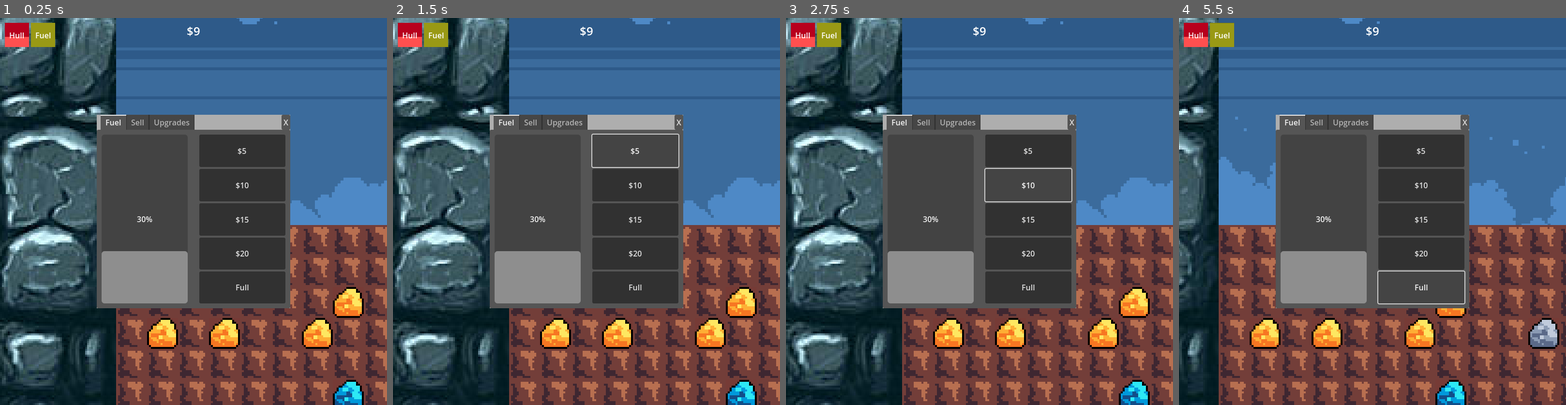
Above: before the commit, frames 1-4 (left to right).
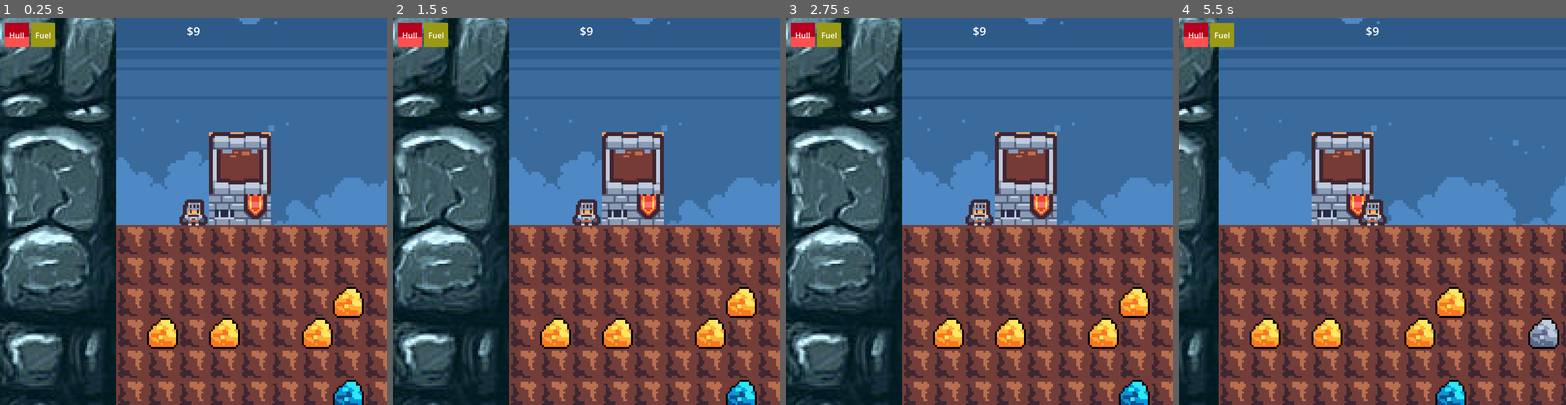
Above: after the commit, the same moments.

Repository: bug-assassin/Motherload_v2
Game: Godot game, scene res://main.tscn
Two runs of this game, one before a commit and one after it. Both use one fixed random seed, a clock stepped at 60 frames per second and the inputs below.
Inputs (mouse positions are in pixels of both pictures, inside the frame that each line leads up to):
- Up to frame 1 (0.25 s): no input
- Up to frame 2 (1.5 s): click (679, 122) at 0.5 s, where only the run before the commit has a clickable "X"; click (636, 149) at 1.25 s, where only the run before the commit has a clickable "$5"
- Up to frame 3 (2.75 s): click (1029, 184) at 2 s, where only the run before the commit has a clickable "$10"
- Up to frame 4 (5.5 s): click (1422, 219) at 2.75 s, where only the run before the commit has a clickable "$15"; click (1422, 254) at 3.5 s, where only the run before the commit has a clickable "$20"; click (1422, 288) at 4.25 s, where only the run before the commit has a clickable "Full"; tap Enter at 5 s; hold D (right) from 5.03 s (still down)

The runs differ from the first frame. In frame 1, 23% of the frame differs, in the area x 25-75%, y 25-75%; in frame 2, 24%; in frame 3, 24%; in frame 4, 25%.

Commit message:
Finished rough Fuel/Sell Ores/Upgrades layouts

Diff:
--- a/UI/UI.gd
+++ b/UI/UI.gd
@@ -4,22 +4,28 @@
 @onready var money_lbl = %Money
 @onready var hull_progress = %Hull
 @onready var fuel_progress = %Fuel
-@onready var ore_notification_label = get_node("Control/OreNotificationLabel")
-@onready var ore_notification_anim = get_node("Control/OreNotificationLabel/AnimationPlayer")
-# Called when the node enters the scene tree for the first time.
+@onready var inventory_fuel = %FuelInventory
+@onready var ore_notification_label = %OreNotificationLabel
+@onready var ore_notification_anim = ore_notification_label.get_node("AnimationPlayer")
+@onready var inventory = get_node("Inventory")
+
 func _ready():
-	pass # Replace with function body.
+	call_deferred("_setup")
 
+func _setup():
+	inventory.visible = false
 
-# Called every frame. 'delta' is the elapsed time since the previous frame.
-func _process(delta):
-	pass
+func _input(event):
+	if event.is_action_pressed("inventory"):
+		inventory.visible = !inventory.visible
 
 func update_money(value):
 	money_lbl.text = "$" + str(value)
 
 func update_fuel(percentage):
 	fuel_progress.value = int(percentage)
+	inventory_fuel.value = int(percentage)
+
 func update_hull(percentage):
 	hull_progress.value = int(percentage)
 
--- a/UI/ui.tscn
+++ b/UI/ui.tscn
@@ -1,8 +1,9 @@
-[gd_scene load_steps=12 format=3 uid="uid://b10y47qysgfla"]
+[gd_scene load_steps=14 format=3 uid="uid://b10y47qysgfla"]
 
 [ext_resource type="Script" path="res://UI/UI.gd" id="1_smrgu"]
 [ext_resource type="Animation" uid="uid://c0rs71y1ff0j" path="res://ore_pickup_anim.res" id="2_4crlg"]
 [ext_resource type="AudioStream" uid="uid://bl237ppgrf7l8" path="res://Sounds/cha-ching.wav" id="2_cqorl"]
+[ext_resource type="Texture2D" uid="uid://c6wjjrrgk3a6c" path="res://UI/Icons/GenericIcons.png" id="4_udp6l"]
 
 [sub_resource type="LabelSettings" id="LabelSettings_i0p8b"]
 font_size = 24
@@ -65,7 +66,11 @@
 }
 
 [sub_resource type="StyleBoxFlat" id="StyleBoxFlat_7ke7l"]
-bg_color = Color(0.682353, 0.682353, 0.682353, 1)
+bg_color = Color(0.388235, 0.388235, 0.388235, 1)
+
+[sub_resource type="AtlasTexture" id="AtlasTexture_rgvyv"]
+atlas = ExtResource("4_udp6l")
+region = Rect2(64, 320, 32, 32)
 
 [node name="UI" type="CanvasLayer"]
 script = ExtResource("1_smrgu")
@@ -158,6 +163,7 @@
 text = "Fuel"
 
 [node name="OreNotificationLabel" type="Label" parent="Main"]
+unique_name_in_owner = true
 self_modulate = Color(0.85098, 0.847059, 0, 0)
 layout_mode = 1
 anchors_preset = 8
@@ -165,10 +171,10 @@
 anchor_top = 0.5
 anchor_right = 0.5
 anchor_bottom = 0.5
-offset_left = -146.0
-offset_top = -70.0
-offset_right = -20.0
-offset_bottom = -28.0
+offset_left = 254.0
+offset_top = 330.0
+offset_right = 380.0
+offset_bottom = 372.0
 grow_horizontal = 2
 grow_vertical = 2
 size_flags_horizontal = 4
@@ -212,17 +218,13 @@
 
 [node name="TabContainer" type="TabContainer" parent="Inventory/MarginContainer"]
 layout_mode = 2
-
-[node name="Fuel" type="TabBar" parent="Inventory/MarginContainer/TabContainer"]
+tab_alignment = 1
+
+[node name="Fuel" type="PanelContainer" parent="Inventory/MarginContainer/TabContainer"]
 layout_mode = 2
 
 [node name="HBoxContainer" type="HBoxContainer" parent="Inventory/MarginContainer/TabContainer/Fuel"]
-layout_mode = 1
-anchors_preset = 15
-anchor_right = 1.0
-anchor_bottom = 1.0
-grow_horizontal = 2
-grow_vertical = 2
+layout_mode = 2
 
 [node name="MarginContainer" type="MarginContainer" parent="Inventory/MarginContainer/TabContainer/Fuel/HBoxContainer"]
 layout_mode = 2
@@ -232,7 +234,8 @@
 theme_override_constants/margin_right = 10
 theme_override_constants/margin_bottom = 10
 
-[node name="ProgressBar" type="ProgressBar" parent="Inventory/MarginContainer/TabContainer/Fuel/HBoxContainer/MarginContainer"]
+[node name="FuelInventory" type="ProgressBar" parent="Inventory/MarginContainer/TabContainer/Fuel/HBoxContainer/MarginContainer"]
+unique_name_in_owner = true
 layout_mode = 2
 size_flags_horizontal = 3
 size_flags_vertical = 1
@@ -282,17 +285,12 @@
 size_flags_vertical = 3
 text = "Full"
 
-[node name="Sell" type="TabBar" parent="Inventory/MarginContainer/TabContainer"]
+[node name="Sell" type="PanelContainer" parent="Inventory/MarginContainer/TabContainer"]
 visible = false
 layout_mode = 2
 
 [node name="MarginContainer" type="MarginContainer" parent="Inventory/MarginContainer/TabContainer/Sell"]
-layout_mode = 1
-anchors_preset = 15
-anchor_right = 1.0
-anchor_bottom = 1.0
-grow_horizontal = 2
-grow_vertical = 2
+layout_mode = 2
 theme_override_constants/margin_left = 10
 theme_override_constants/margin_top = 10
 theme_override_constants/margin_right = 10
@@ -303,20 +301,51 @@
 
 [node name="ItemList" type="ItemList" parent="Inventory/MarginContainer/TabContainer/Sell/MarginContainer/VBoxContainer"]
 layout_mode = 2
+size_flags_vertical = 3
 item_count = 1
 item_0/text = "Test"
 
 [node name="Button" type="Button" parent="Inventory/MarginContainer/TabContainer/Sell/MarginContainer/VBoxContainer"]
 layout_mode = 2
-size_flags_vertical = 6
 text = "Sell All"
 
-[node name="Upgrades" type="TabBar" parent="Inventory/MarginContainer/TabContainer"]
+[node name="Upgrades" type="PanelContainer" parent="Inventory/MarginContainer/TabContainer"]
 visible = false
 layout_mode = 2
 
-[node name="Button" type="Button" parent="Inventory/MarginContainer"]
-layout_mode = 2
-size_flags_horizontal = 8
-size_flags_vertical = 0
-text = "X"
+[node name="HorizontalDivider" type="HBoxContainer" parent="Inventory/MarginContainer/TabContainer/Upgrades"]
+layout_mode = 2
+
+[node name="UpgradeSections" type="ItemList" parent="Inventory/MarginContainer/TabContainer/Upgrades/HorizontalDivider"]
+custom_minimum_size = Vector2(120, 0)
+layout_mode = 2
+size_flags_horizontal = 3
+item_count = 4
+item_0/text = "Drill"
+item_1/text = "Hull"
+item_2/text = "Fuel Tank"
+item_3/text = "Cargo Bay"
+
+[node name="VBoxContainer" type="VBoxContainer" parent="Inventory/MarginContainer/TabContainer/Upgrades/HorizontalDivider"]
+layout_mode = 2
+size_flags_horizontal = 3
+size_flags_stretch_ratio = 4.0
+
+[node name="Upgrades" type="GridContainer" parent="Inventory/MarginContainer/TabContainer/Upgrades/HorizontalDivider/VBoxContainer"]
+layout_mode = 2
+size_flags_horizontal = 3
+size_flags_vertical = 3
+columns = 2
+
+[node name="Drill1" type="TextureRect" parent="Inventory/MarginContainer/TabContainer/Upgrades/HorizontalDivider/VBoxContainer/Upgrades"]
+custom_minimum_size = Vector2(64, 64)
+layout_mode = 2
+texture = SubResource("AtlasTexture_rgvyv")
+expand_mode = 2
+stretch_mode = 4
+
+[node name="ItemDescription" type="Label" parent="Inventory/MarginContainer/TabContainer/Upgrades/HorizontalDivider/VBoxContainer"]
+layout_mode = 2
+
+[node name="Buy" type="Button" parent="Inventory/MarginContainer/TabContainer/Upgrades/HorizontalDivider/VBoxContainer"]
+layout_mode = 2
--- a/project.godot
+++ b/project.godot
@@ -51,6 +51,11 @@
 , Object(InputEventKey,"resource_local_to_scene":false,"resource_name":"","device":-1,"window_id":0,"alt_pressed":false,"shift_pressed":false,"ctrl_pressed":false,"meta_pressed":false,"pressed":false,"keycode":0,"physical_keycode":4194322,"key_label":0,"unicode":0,"echo":false,"script":null)
 ]
 }
+inventory={
+"deadzone": 0.5,
+"events": [Object(InputEventKey,"resource_local_to_scene":false,"resource_name":"","device":-1,"window_id":0,"alt_pressed":false,"shift_pressed":false,"ctrl_pressed":false,"meta_pressed":false,"pressed":false,"keycode":0,"physical_keycode":69,"key_label":0,"unicode":101,"echo":false,"script":null)
+]
+}
 
 [rendering]
 
Binary file added: UI/Icons/GenericIcons.png
Not shown, added: UI/Icons/GenericIcons.png.import
Not shown, changed: README.md
